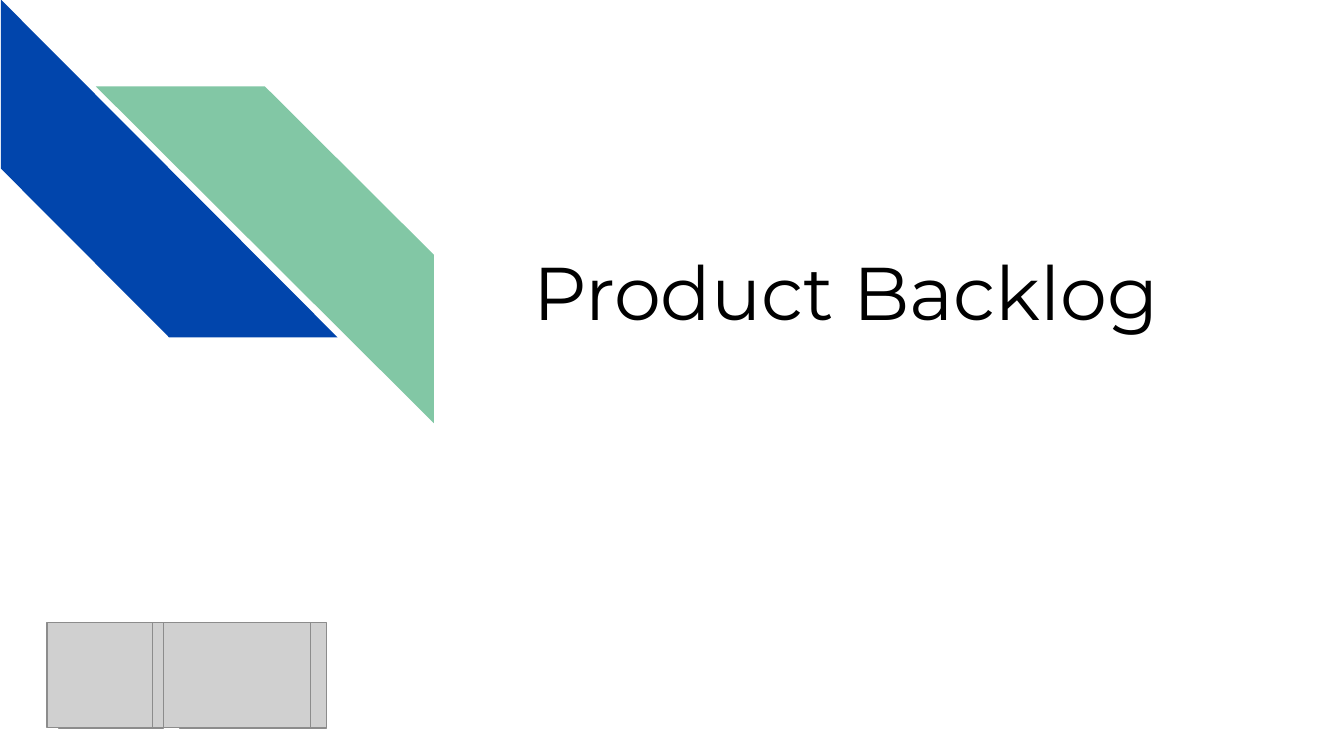
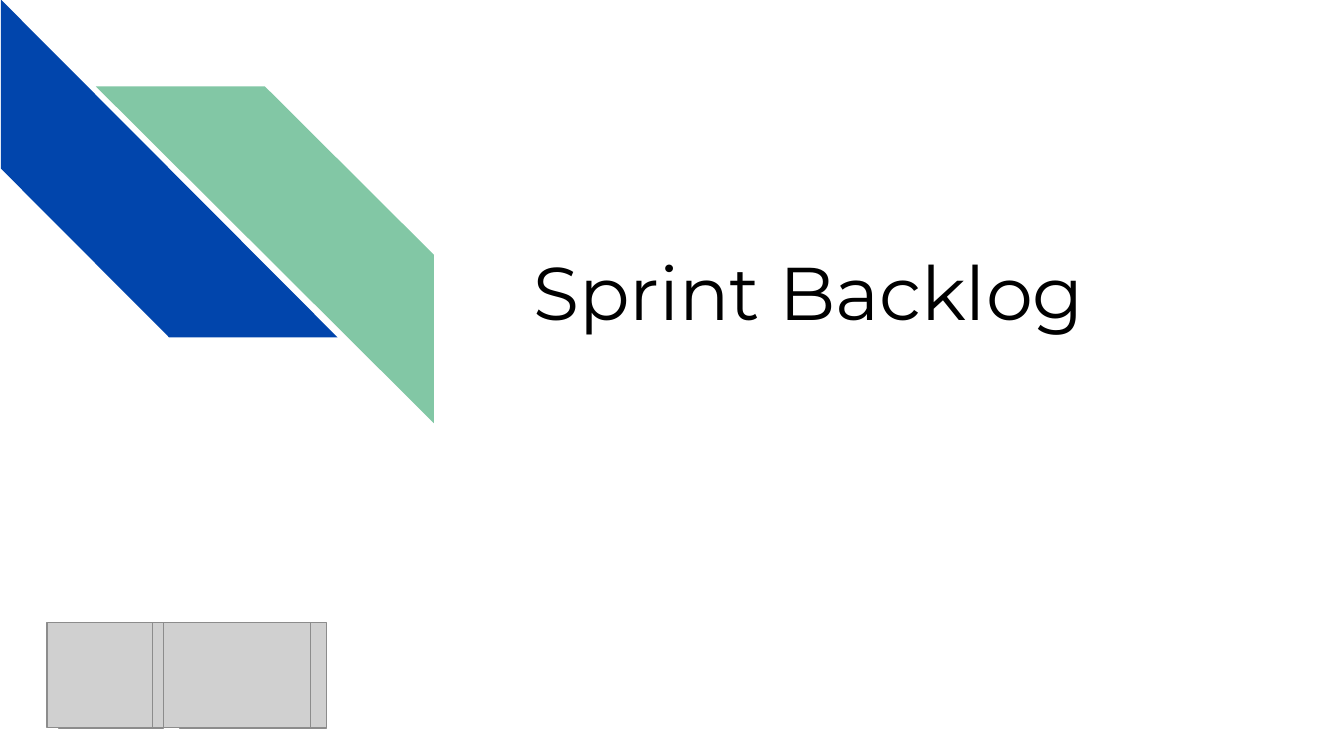
Before and after one commit to junglejf/Damas, a slide deck: slide 4 of ES 2 Python Files/Apresentação 2.pptx (slide 2 before the commit). Drawn at 1344x756 pixels with LibreOffice and Linux fonts; fonts in the diff are those of the drawing; grey boxes stand for pictures. Boxes give left, top, right and bottom in pixels: in the first picture for what was removed or moved away, otherwise in the second. Text is boxed around its words. In the diff, an @@ line names an element or a change of style, - is before the commit and + after.

```diff
--- a/ES 2 Python Files/Apresentação 2.pptx
+++ b/ES 2 Python Files/Apresentação 2.pptx
@@ title at [533,264,1084,335]: text changed @@
-Product Backlog
+Sprint Backlog
```
Also in this commit, not shown: 3 other slides changed, 16 slides added, 7 slides removed.
